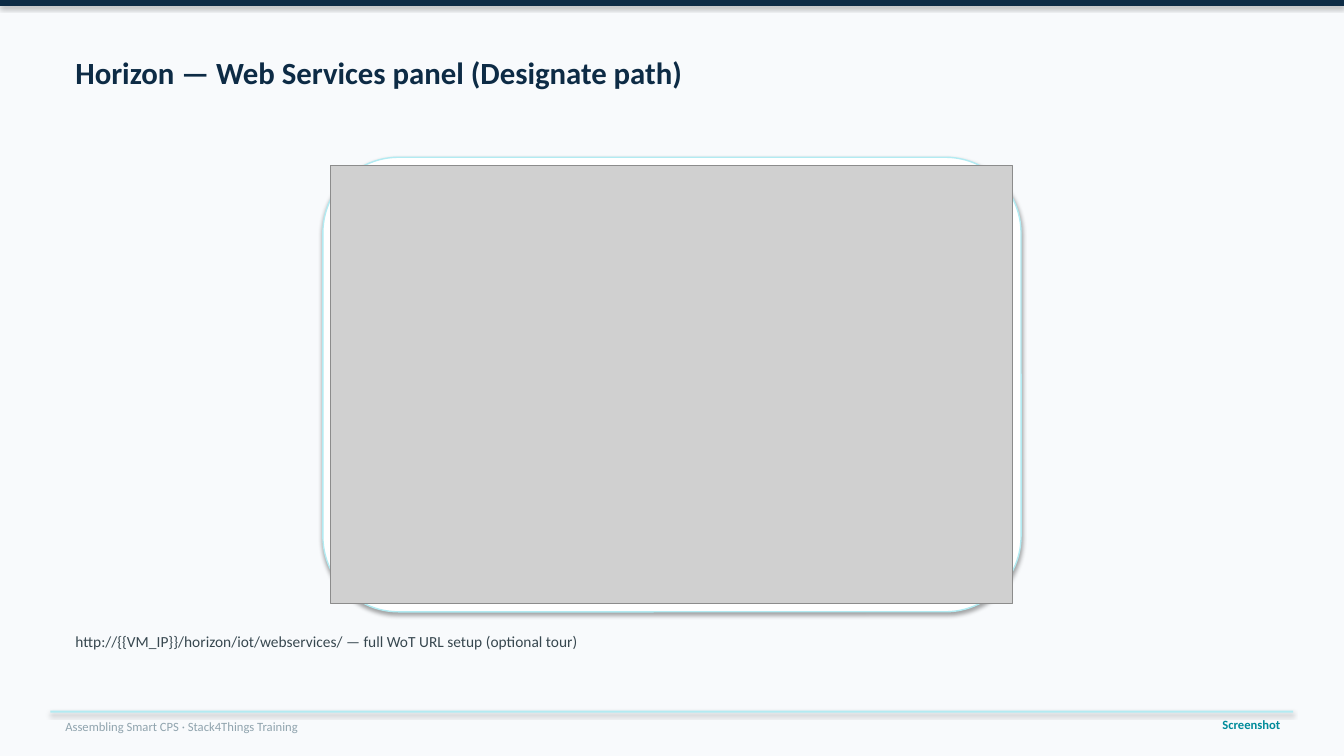
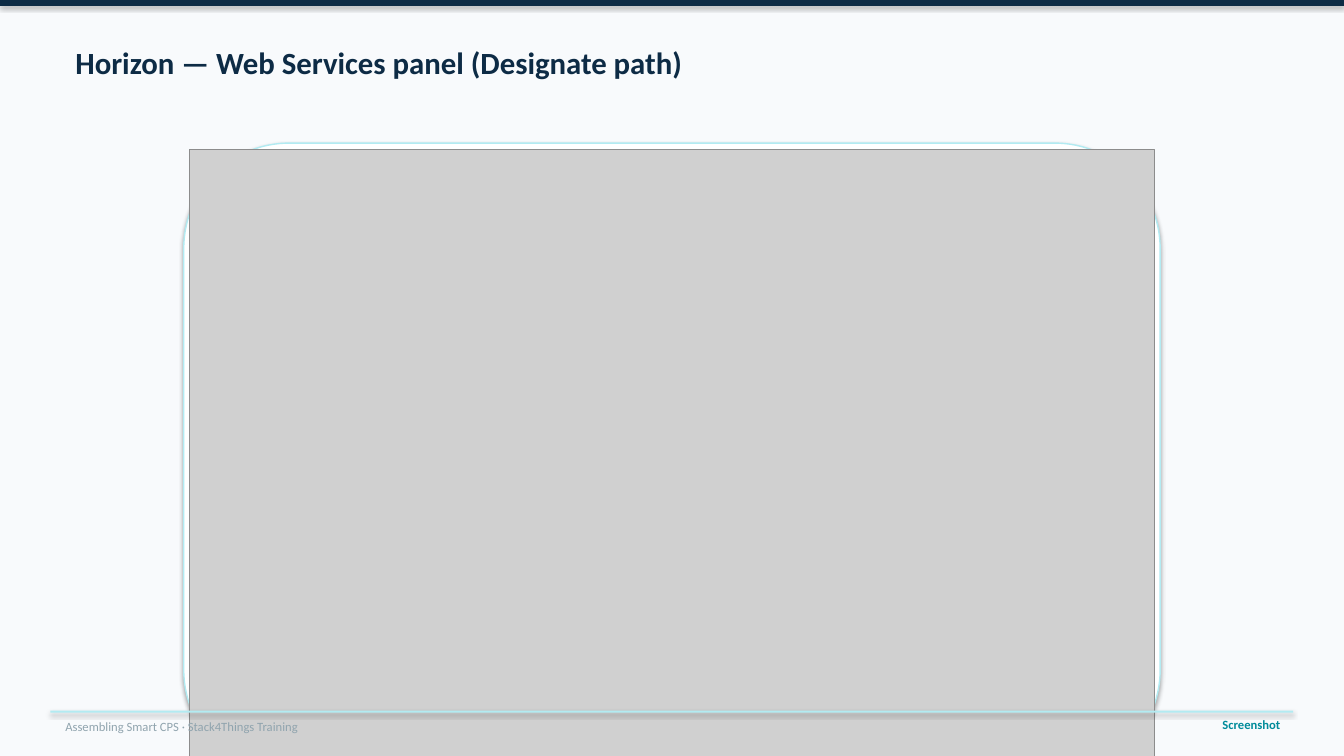
Before and after one commit to lucadagati/AssemblyingCPS_training, a slide deck: slide 38 of slides/ModuleF_WebServices_WoT_EN.pptx. Drawn at 1344x756 pixels with LibreOffice and Linux fonts; fonts in the diff are those of the drawing; grey boxes stand for pictures. Boxes give left, top, right and bottom in pixels: in the first picture for what was removed or moved away, otherwise in the second. Text is boxed around its words. In the diff, an @@ line names an element or a change of style, - is before the commit and + after.

```diff
--- a/slides/ModuleF_WebServices_WoT_EN.pptx
+++ b/slides/ModuleF_WebServices_WoT_EN.pptx
@@ text "Horizon — Web Services panel ...": place and size @@
-text "Horizon — Web Services panel ..." at box(75, 61, 682, 90)
+text "Horizon — Web Services panel ..." at box(75, 51, 682, 80)
@@ rounded rectangle: place and size @@
-rounded rectangle at box(323, 157, 1021, 612)
+rounded rectangle at box(184, 143, 1160, 756)
@@ picture: place and size @@
-picture at box(331, 165, 1013, 604)
+picture at box(190, 149, 1154, 756)
@@ text removed at box(75, 636, 577, 650) @@
-http://{{VM_IP}}/horizon/iot/webservices/ — full WoT URL setup (optional tour)
```
Also in this commit, not shown: 47 other slides changed, 15 other files.
